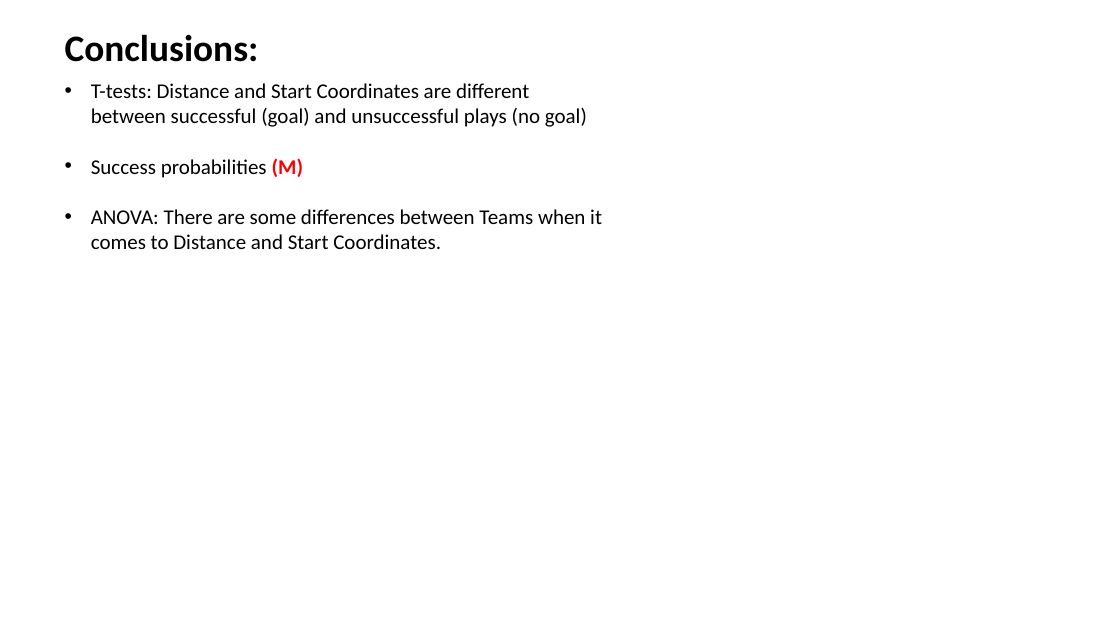
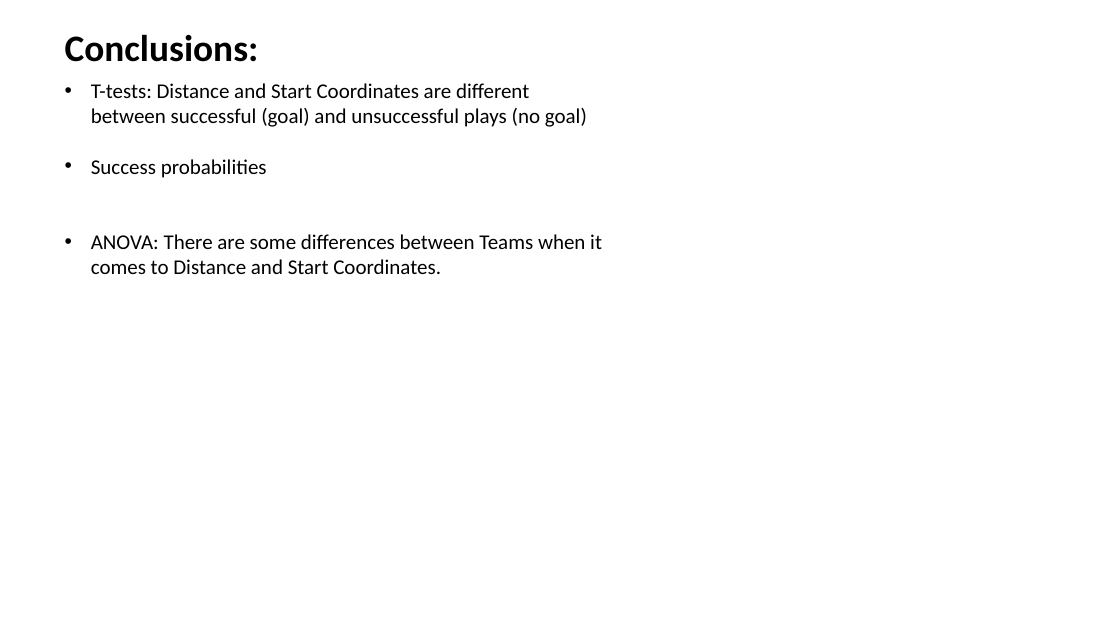
Before and after one commit to rmesina/T2_Codes-R-Us, a slide deck: slide 16 of midterm_project/Determining which variables contribute to likely hood of.pptx. Drawn at 1120x630 pixels with LibreOffice and Linux fonts; fonts in the diff are those of the drawing. Boxes give left, top, right and bottom in pixels: in the first picture for what was removed or moved away, otherwise in the second. Text is boxed around its words. In the diff, an @@ line names an element or a change of style, - is before the commit and + after.

```diff
--- a/midterm_project/Determining which variables contribute to likely hood of.pptx
+++ b/midterm_project/Determining which variables contribute to likely hood of.pptx
@@ text at [91,159,267,178]: text changed @@
-• Success probabilities (M)
+• Success probabilities
```
Also in this commit, not shown: 3 other slides changed.
